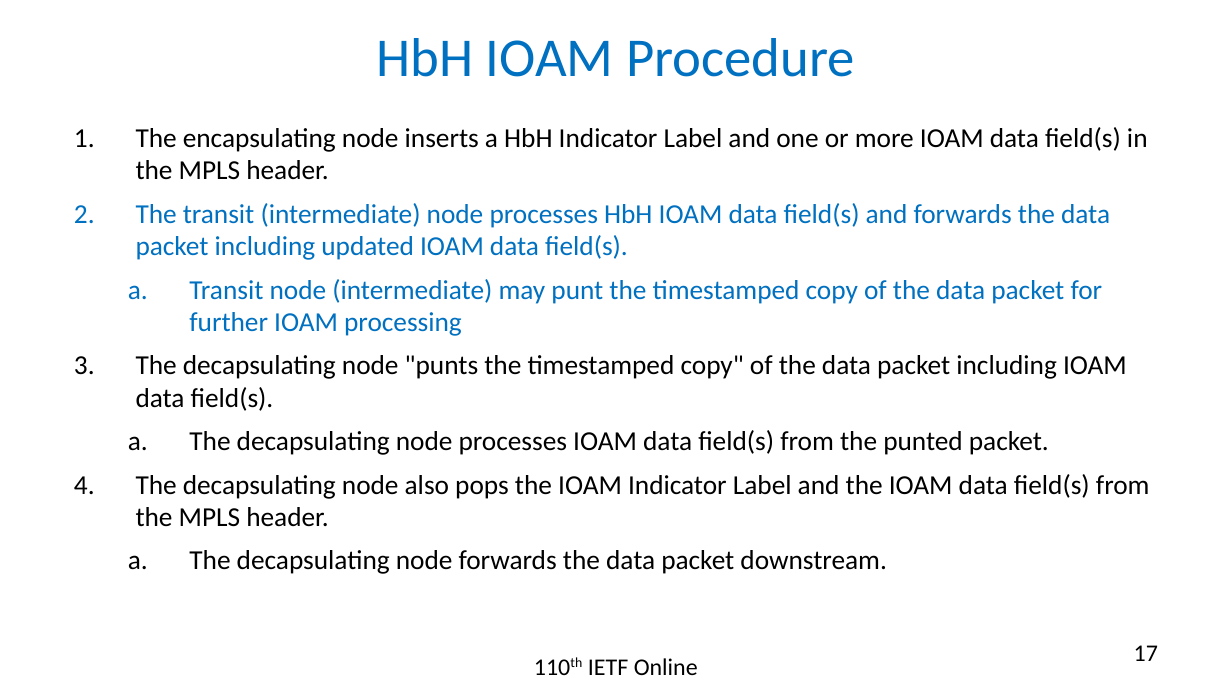
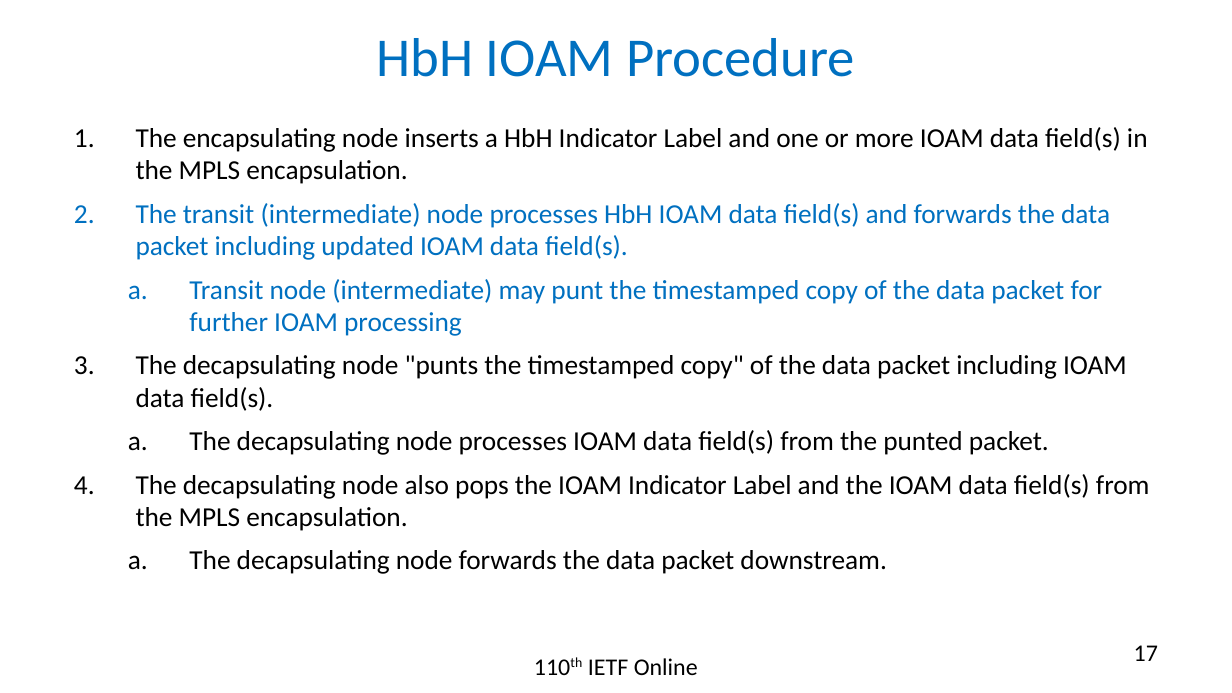
Before and after one commit to rakgandhi/ietf-slides, a slide deck: slide 17 of draft-gandhi-mpls-ioam-sr-05.pptx. Drawn at 1232x693 pixels with LibreOffice and Linux fonts; fonts in the diff are those of the drawing. Boxes give left, top, right and bottom in pixels: in the first picture for what was removed or moved away, otherwise in the second. Text is boxed around its words. In the diff, an @@ line names an element or a change of style, - is before the commit and + after.

```diff
--- a/draft-gandhi-mpls-ioam-sr-05.pptx
+++ b/draft-gandhi-mpls-ioam-sr-05.pptx
@@ text at (x1=136, y1=127, x2=1148, y2=184): text changed @@
-1. The encapsulating node inserts a HbH Indicator Label and one or more IOAM data field(s) in the MPLS header.
+1. The encapsulating node inserts a HbH Indicator Label and one or more IOAM data field(s) in the MPLS encapsulation.
@@ text at (x1=136, y1=474, x2=1150, y2=531): text changed @@
-4. The decapsulating node also pops the IOAM Indicator Label and the IOAM data field(s) from the MPLS header.
+4. The decapsulating node also pops the IOAM Indicator Label and the IOAM data field(s) from the MPLS encapsulation.
```
Also in this commit, not shown: 13 other slides changed, 1 other file.
